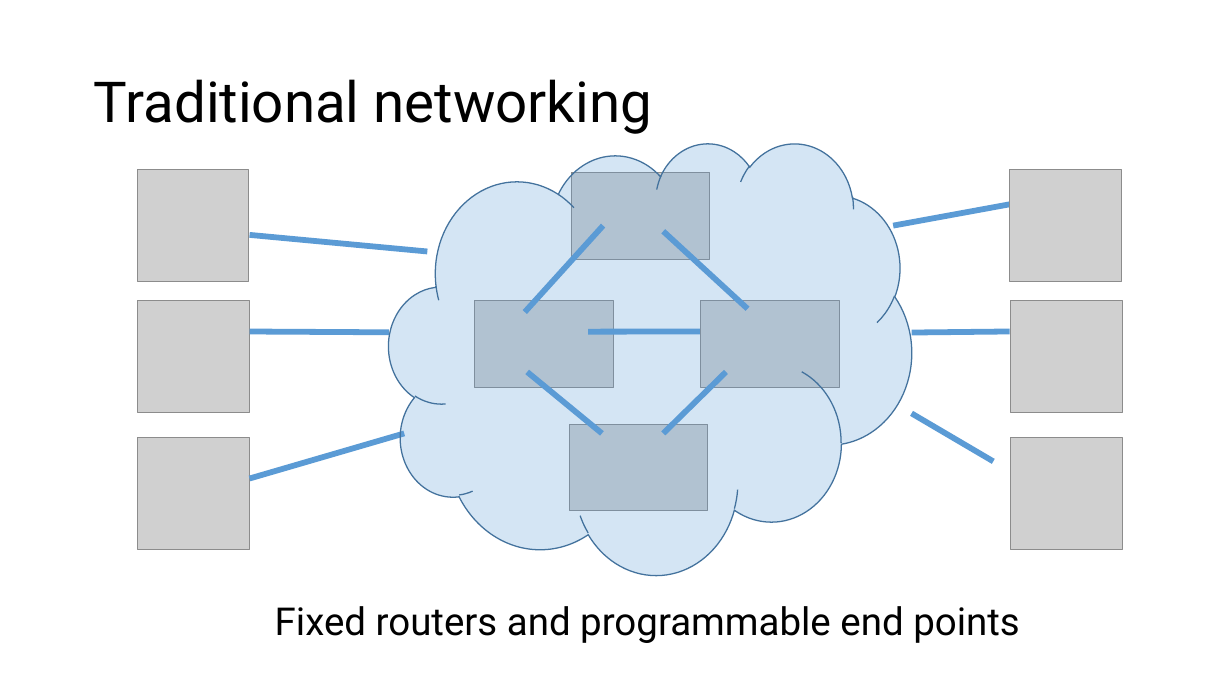
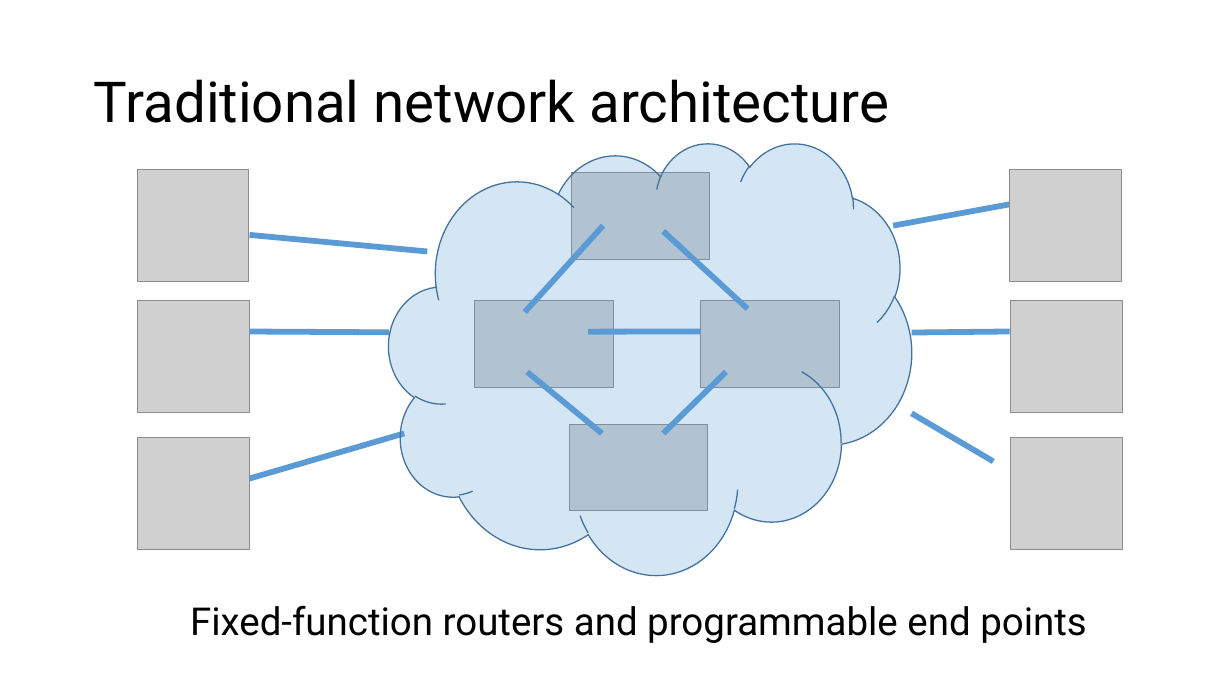
Before and after one commit to anirudhSK/pifo-domino-marple-ppts, a slide deck: slide 2 of combined_domino_pifo.pptx (slide 3 before the commit). Drawn at 1232x693 pixels with LibreOffice and Linux fonts; fonts in the diff are those of the drawing; grey boxes stand for pictures. Boxes give left, top, right and bottom in pixels: in the first picture for what was removed or moved away, otherwise in the second. Text is boxed around its words. In the diff, an @@ line names an element or a change of style, - is before the commit and + after.

```diff
--- a/combined_domino_pifo.pptx
+++ b/combined_domino_pifo.pptx
@@ title at (94,79,890,123): text changed @@
-Traditional networking
+Traditional network architecture
@@ text at (190,605,1087,643): text changed @@
-Fixed routers and programmable end points
+Fixed-function routers and programmable end points
```
Also in this commit, not shown: 25 other slides changed, 8 slides added, 7 slides removed, 1 other file.
